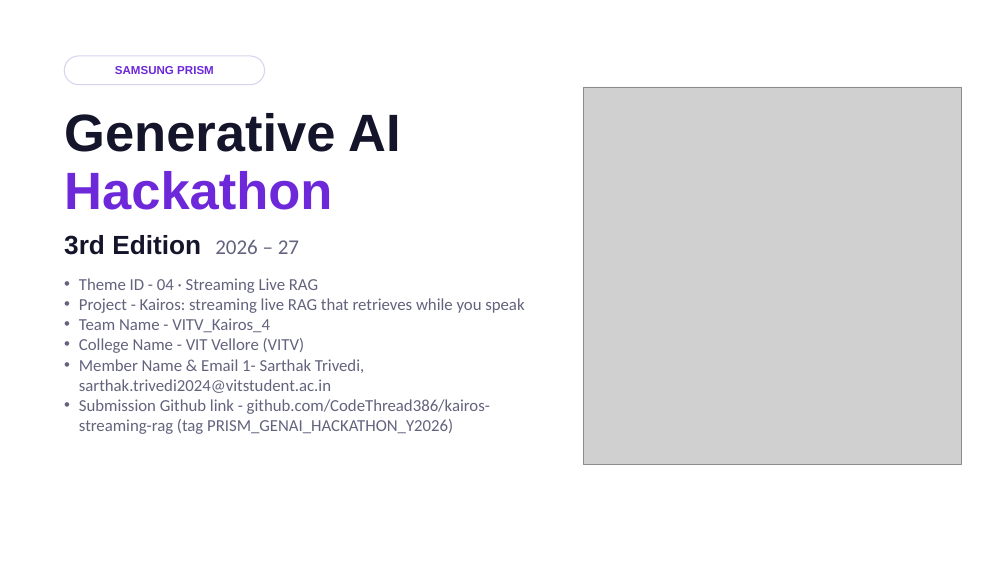
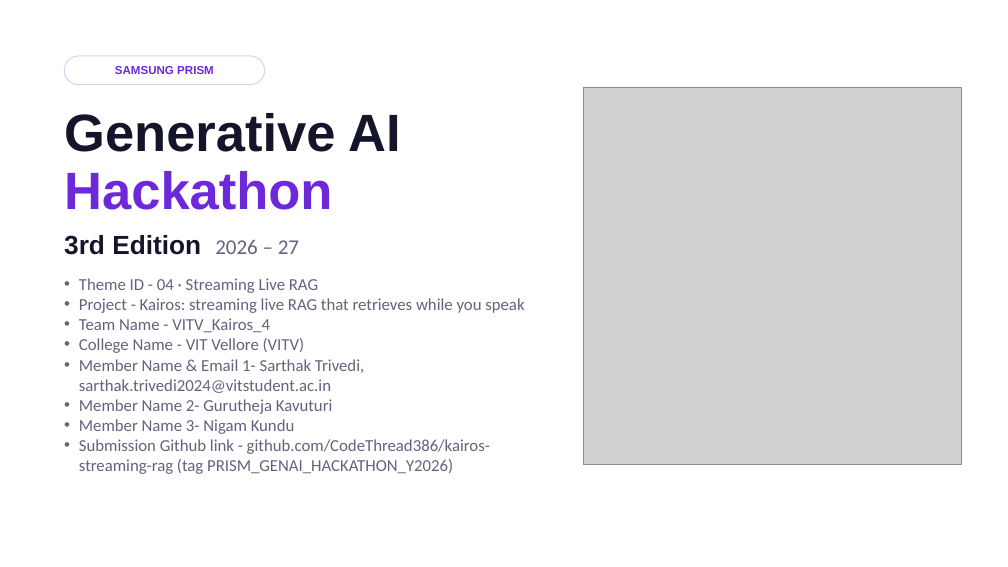
Before and after one commit to CodeThread386/kairos-streaming-rag, a slide deck: slide 1 of presentation/VITV_Kairos_Submission.pptx. Drawn at 1008x567 pixels with LibreOffice and Linux fonts; fonts in the diff are those of the drawing; grey boxes stand for pictures. Boxes give left, top, right and bottom in pixels: in the first picture for what was removed or moved away, otherwise in the second. Text is boxed around its words. In the diff, an @@ line names an element or a change of style, - is before the commit and + after.

```diff
--- a/presentation/VITV_Kairos_Submission.pptx
+++ b/presentation/VITV_Kairos_Submission.pptx
@@ text at [79,399,333,434]: paragraphs added @@
+• Member Name 2- Gurutheja Kavuturi
+• Member Name 3- Nigam Kundu
```
Also in this commit, not shown: 3 other files.
